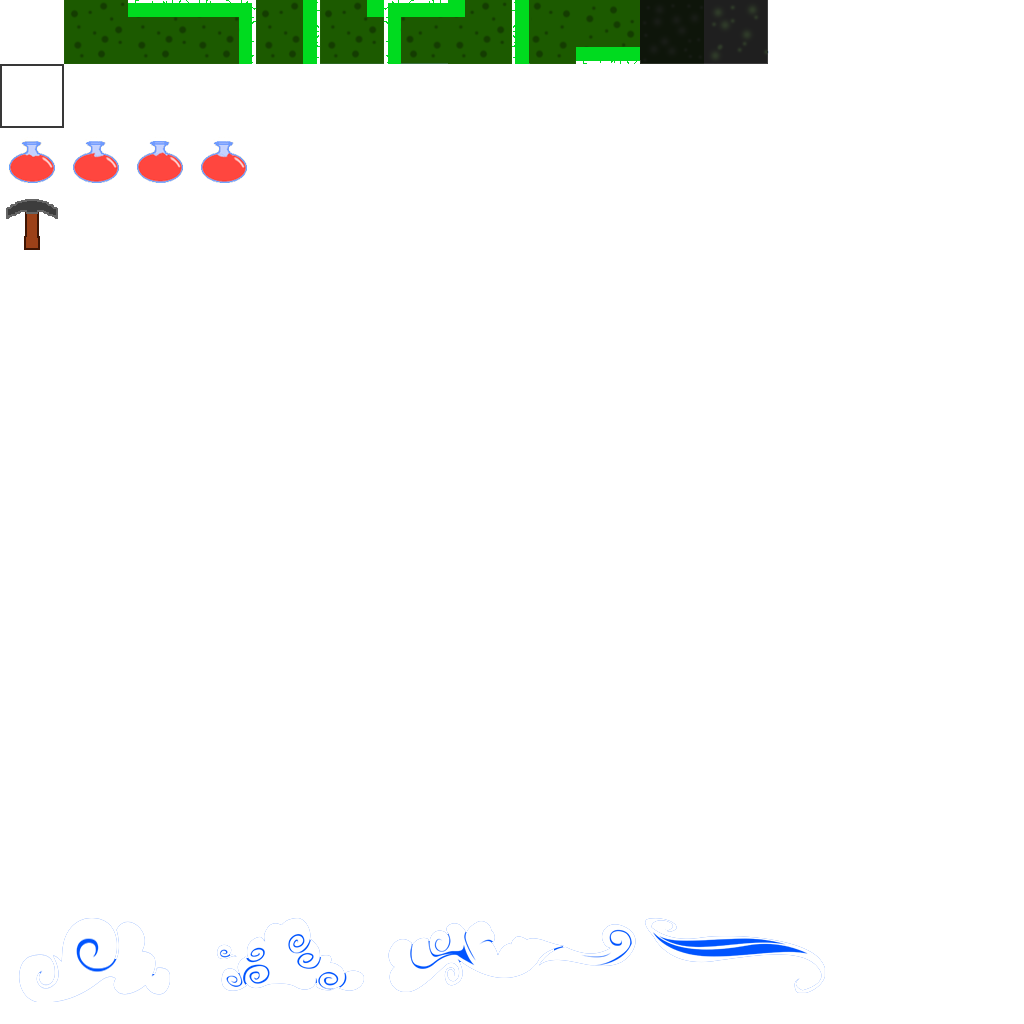
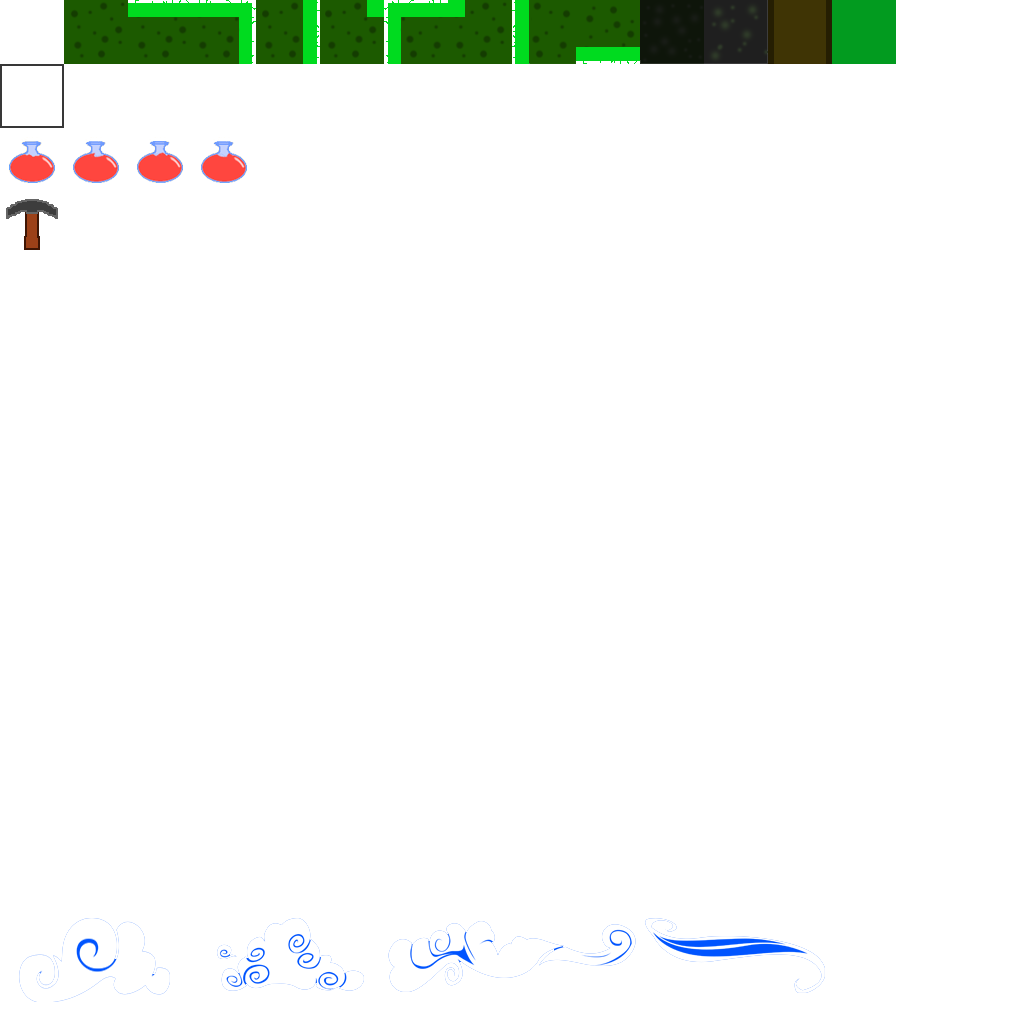
Revision of a layered w=1024, h=1024 image; what changed, layer by layer:
renamed "Layer 1" to "Layer 4", painted on it over [64, 0, 896, 64]
renamed "4" to "Layer 3 copy", painted on it over [201, 0, 832, 64]
renamed "3" to "Layer 3", painted on it over [137, 0, 774, 64]
renamed "2" to "Layer 2", moved it above "Layer 1", painted on it over [73, 0, 832, 64]
renamed "1" to "Layer 1", painted on it over [64, 0, 512, 64]
